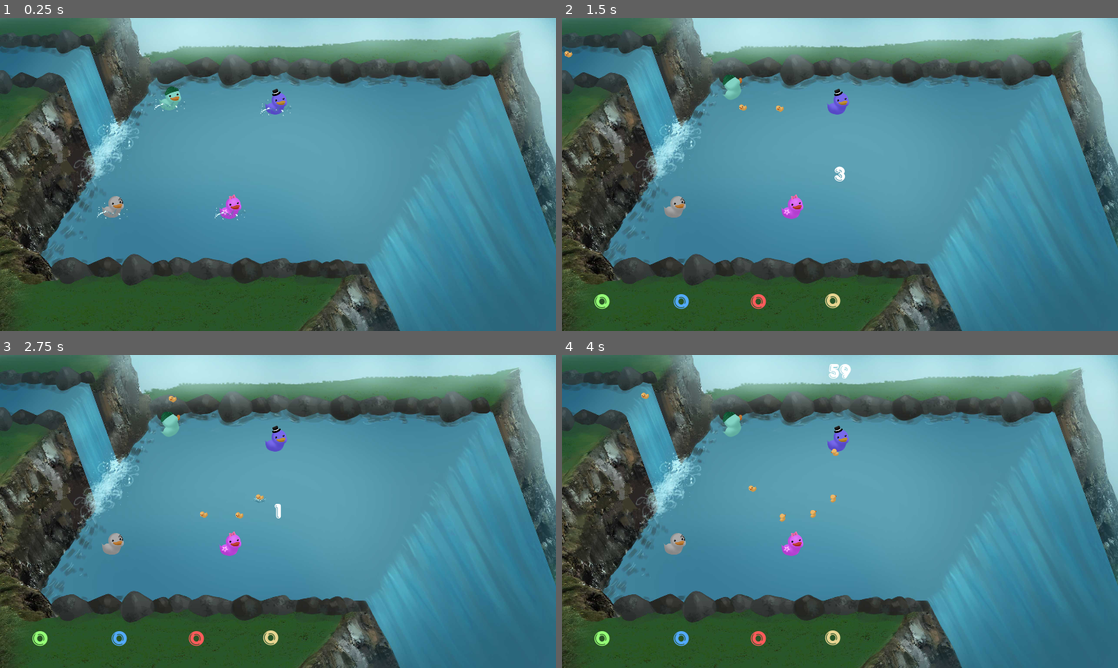
Above: before the commit, frames 1-4 (two rows, left to right).
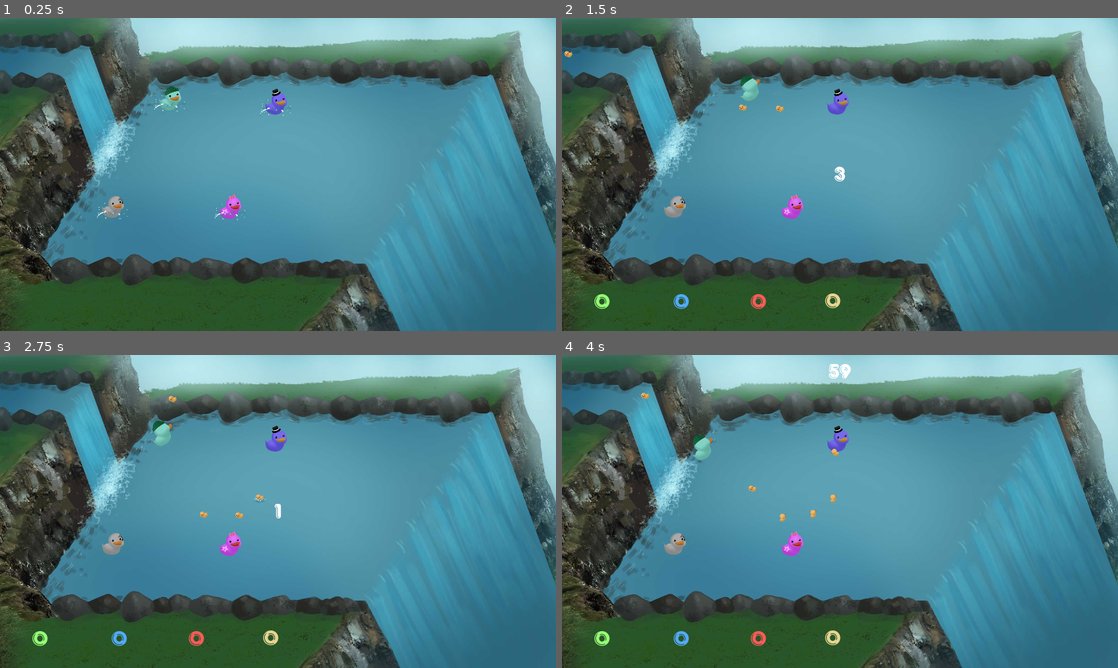
Above: after the commit, the same moments.

Repository: TeamAwesomeTOJam/ducks
Game: Godot game, scene res://Game.tscn
The game is run twice, just before and just after one commit, with the same random seed, the same clock (stepped at 60 frames per second) and the same inputs.
Inputs:
- Up to frame 1 (0.25 s): no input
- Up to frame 2 (1.5 s): tap Enter (p0duck) at 0.5, 0.6, 1.35 s; hold Up (ui_up) 0.53-1.28 s
- Up to frame 3 (2.75 s): hold Up (ui_up) from 2.03 s (still down); tap Enter (p0duck) at 2.1 s
- Up to frame 4 (4 s): tap Enter (p0duck) at 2.85, 3.6 s; release Up (ui_up) at 3.53 s

The runs differ from the first frame. In frame 1, 0.8% of the frame differs, in the area x 13-92%, y 17-83%; in frame 2, 1.2%; in frame 3, 1.1%; in frame 4, 1.2%.

Commit message:
change movement

Diff:
--- a/Credits.tscn
+++ b/Credits.tscn
@@ -11,7 +11,7 @@
 font_data = ExtResource( 2 )
 _sections_unfolded = [ "Font", "Settings" ]
 
-[node name="Credits" type="CanvasLayer" index="0"]
+[node name="Credits" type="CanvasLayer"]
 
 layer = 1
 offset = Vector2( 0, 0 )
--- a/FollowingDuck.tscn
+++ b/FollowingDuck.tscn
@@ -34,7 +34,7 @@
 sleeping = false
 can_sleep = true
 linear_velocity = Vector2( 0, 0 )
-linear_damp = 10.0
+linear_damp = 3.0
 angular_velocity = 0.0
 angular_damp = -1.0
 script = ExtResource( 1 )
--- a/Game.tscn
+++ b/Game.tscn
@@ -49,6 +49,8 @@
 
 frames = SubResource( 1 )
 animation = "loop"
+frame = 1
+playing = true
 offset = Vector2( 1280, 720 )
 _sections_unfolded = [ "Z Index" ]
 
--- a/Player.tscn
+++ b/Player.tscn
@@ -113,7 +113,7 @@
 custom_solver_bias = 0.0
 radius = 34.2845
 
-[node name="Player" type="RigidBody2D"]
+[node name="Player" type="RigidBody2D" index="0"]
 
 input_pickable = false
 collision_layer = 1
@@ -121,7 +121,7 @@
 mode = 2
 mass = 1.0
 friction = 1.0
-bounce = 0.0
+bounce = 1.0
 gravity_scale = 1.0
 custom_integrator = false
 continuous_cd = 0
@@ -130,17 +130,17 @@
 sleeping = false
 can_sleep = true
 linear_velocity = Vector2( 0, 0 )
-linear_damp = 4.0
+linear_damp = 0.5
 angular_velocity = 0.0
 angular_damp = -1.0
 script = ExtResource( 1 )
 _sections_unfolded = [ "Linear", "Transform" ]
-SPEED = 20000
-MAX_SPEED = 500
+SPEED = 4000
+MAX_SPEED = 600
 PLAYER_NUMBER = 0
-BOOST_FACTOR = 2
+BOOST_FACTOR = 3.0
 Duck = ExtResource( 2 )
-BOOST_WAIT_TIME = 3
+BOOST_WAIT_TIME = 1.0
 BOOST_TIME = 0.2
 Splash = null
 
